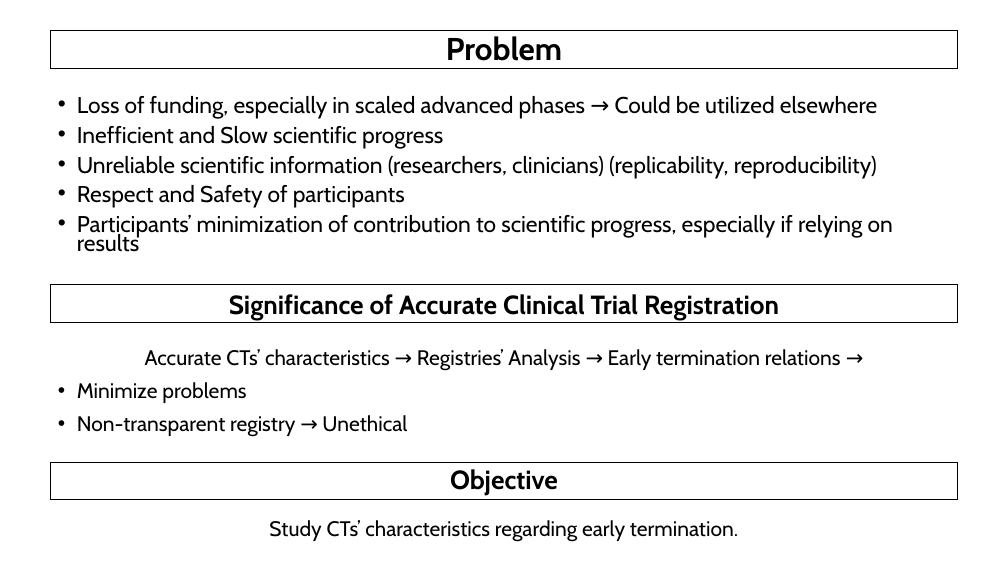
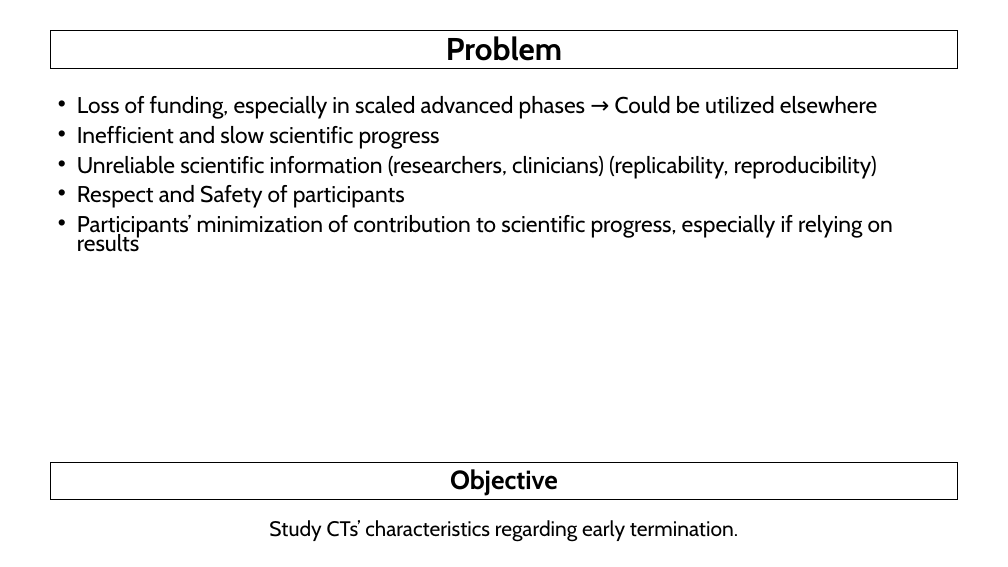
Before and after one commit to AndreouEugenia/Thesis, a slide deck: slide 6 of Thesis_Presentation.pptx (slide 7 before the commit). Drawn at 1008x567 pixels with LibreOffice and Linux fonts; fonts in the diff are those of the drawing; background and template pictures are left out. Boxes give left, top, right and bottom in pixels: in the first picture for what was removed or moved away, otherwise in the second. Text is boxed around its words. In the diff, an @@ line names an element or a change of style, - is before the commit and + after.

```diff
--- a/Thesis_Presentation.pptx
+++ b/Thesis_Presentation.pptx
@@ text at (77, 126, 440, 149): text changed @@
-• Inefficient and Slow scientific progress
+• Inefficient and slow scientific progress
@@ rectangle removed at (51, 285, 958, 323) @@
-Significance of Accurate Clinical Trial Registration
@@ text removed at (77, 349, 841, 437) @@
-Accurate CTs’ characteristics → Registries’ Analysis → Early termination relations →
-• Minimize problems
-• Non-transparent registry → Unethical
```
Also in this commit, not shown: 16 other slides changed, 1 slide added, 15 other files.
